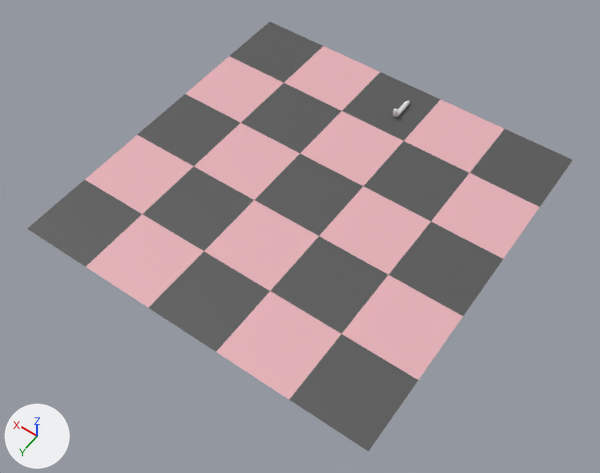
The Blender file scenes/worm.blend as it was, and as the next commit left it.
One viewpoint serves both versions: a camera (50 mm lens) standing at (-66.0, 134.7, 139.2) and looking at (-1.8, 44.7, -2.1). Every picture has the same lights, and +X, +Y and +Z are marked at lower left.

Names of what the first picture shows: 'floor'.
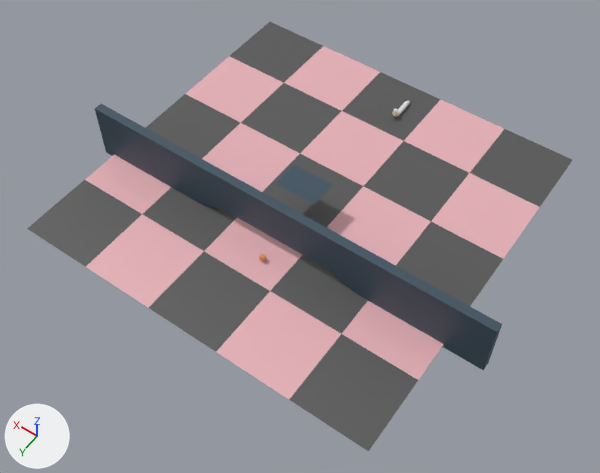
Where the change shows, as pixel boxes (x1, y1, x2, y2) in the pictures (600 x 473 px):
'Obstacle', added
    after: (95, 104, 502, 370)
'topFloor', added (blue)
    after: (276, 165, 332, 205)

What changed in the scene script:
```text
Add mat_material_001:
    mat_material_001 = principled_material('Material.001')
    mat_material_001.base_color = (0.0451, 0.082, 0.117)  # dark blue #3c5160
Add me_cube_002:
    me_cube_002.from_pydata(...)  # 58 vertices, 56 faces; spans x -1.0..1.0, y -1.0..1.0, z -1.79..1.0
    me_cube_002.materials.append(mat_material_001)  # dark blue #3c5160
Add me_topfloor:
    me_topfloor.from_pydata([(-0.96, 0.53, 0.0), (-0.96, -0.13, 0.0), (-0.96, -0.8, 0.0), (1.04, -0.8, 0.0), (1.04, -0.13, 0.0), (1.04, 0.53, 0.0), (-0.29, -0.8, 0.0), (-0.29, -0.13, 0.0), (-0.29, 0.53, 0.0), (0.37, -0.8, 0.0), (0.37, -0.13, 0.0), (0.37, 0.53, 0.0)], [], [(7, 6, 9, 10), (11, 8, 7, 10), (10, 4, 5, 11), (3, 4, 10, 9), (6, 7, 1, 2), (7, 8, 0, 1)])
    me_topfloor.materials.append(mat_material_001)  # dark blue #3c5160
Add ob_obstacle:
    ob_obstacle = bpy.data.objects.new('Obstacle', me_cube_002)
    ob_obstacle.location = (0.0, 50.0, 7.1)
    ob_obstacle.scale = (49.3, 1.0, 5.0)
Add ob_topfloor:
    ob_topfloor = bpy.data.objects.new('topFloor', me_topfloor)
    ob_topfloor.location = (1.3, 40.0, 8.0)
    ob_topfloor.rotation_euler = (0.0, 3.142, 0.0)  # degrees (0, 180, 0)
    ob_topfloor.scale = (5.0, 5.0, 5.0)
```
